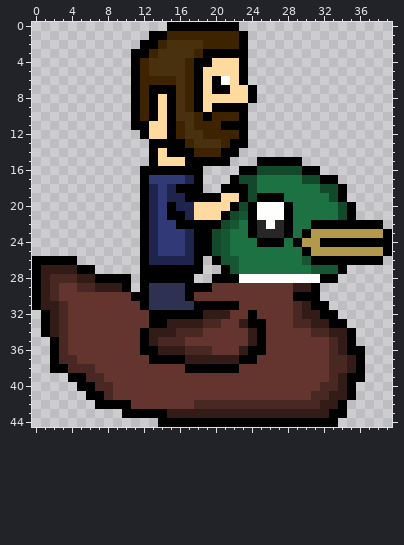
Pixel-art sprite, stored at assets/JorgeVJ2.png. The first picture shows the starting point.
The file is 40x45 pixels. Colours within 5 levels of each other are drawn and written as one.
Once edited:
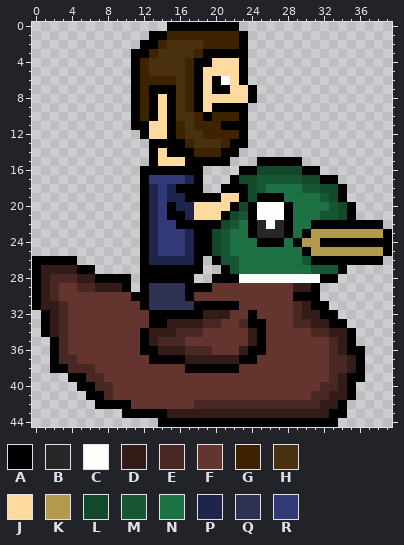
Palette (. is transparent): A #000000  B #272727  C #fefffc  D #331b17  E #492722  F #63352e  G #3e2300  H #49300f  J #ffda9f  K #b2994c  L #13492b  M #165633  N #1d7244  P #1f244c  Q #2e3152  R #313977
Changes in this commit:
The edit turns colour D into colour E in row 33 at x 23.
The edit turns colour N into colour M in row 17 at x 25 to 29; in row 18 at x 25 and 30 to 31; in row 19 at x 32; in row 20 at x 33; in row 21 at x 32 to 33.
